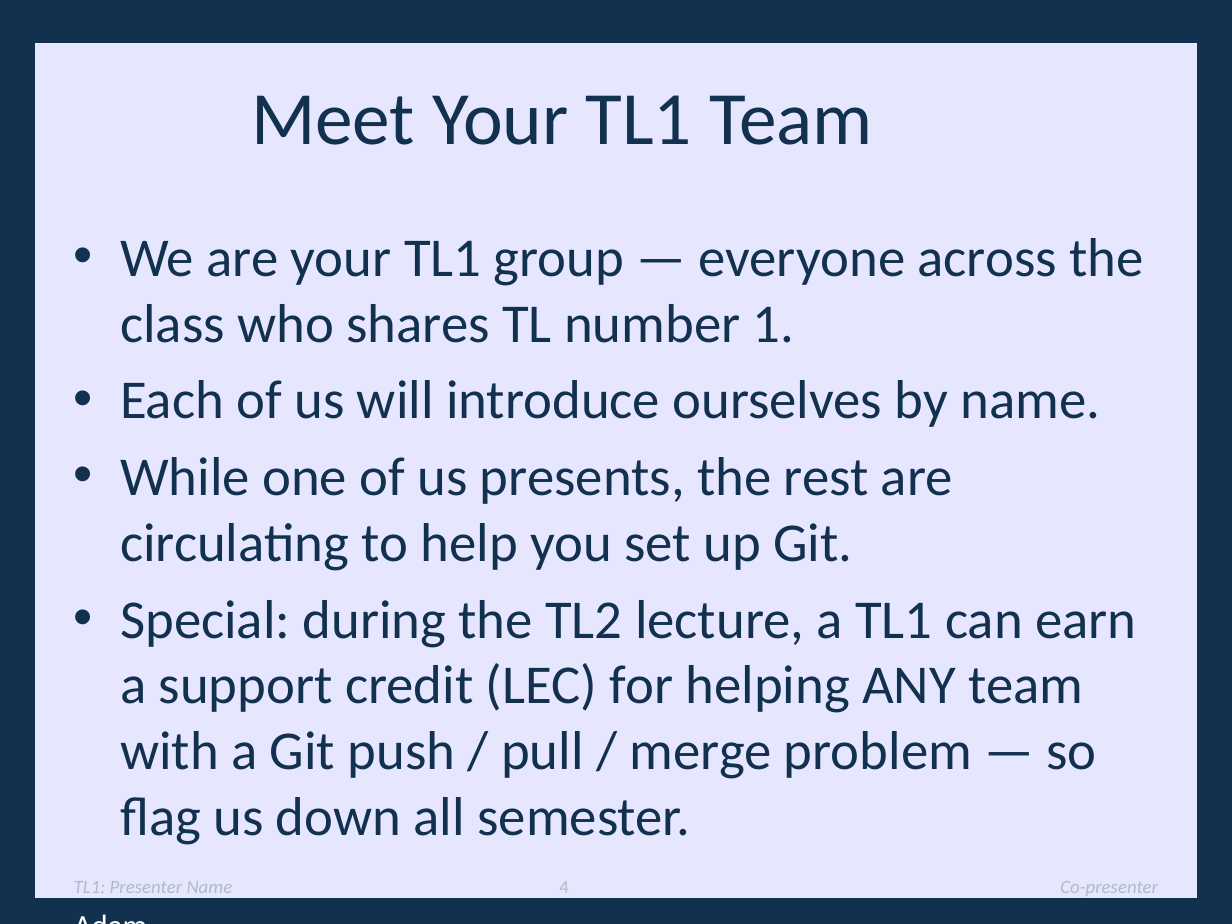
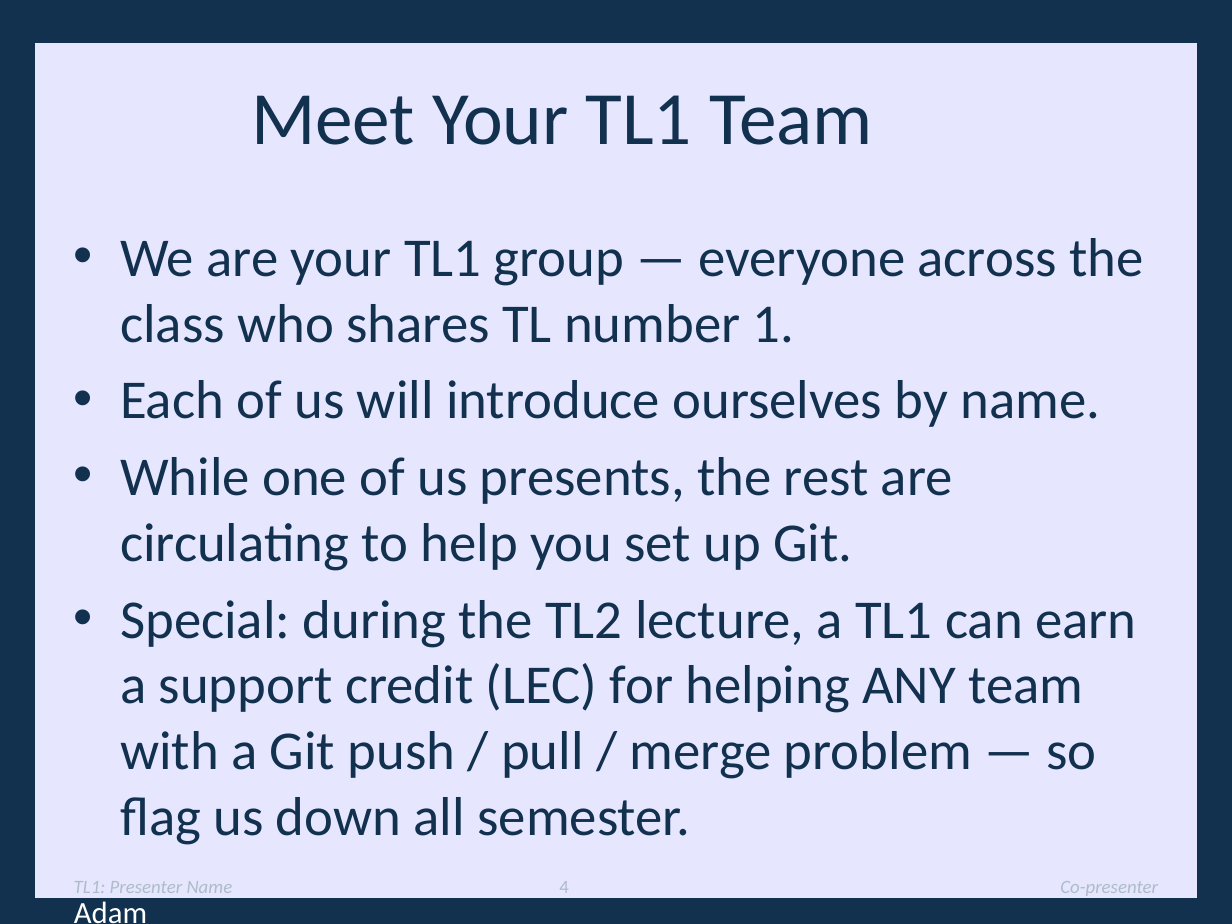
Before and after one commit to programDraconic/IGTTAWAGMTAVSBHVFDAOUM, a slide deck: slide 4 of docs/presentations/TL1-L1/TL1-L1-Git.pptx. Drawn at 1232x924 pixels with LibreOffice and Linux fonts; fonts in the diff are those of the drawing; background and template pictures are left out. Boxes give left, top, right and bottom in pixels: in the first picture for what was removed or moved away, otherwise in the second. Text is boxed around its words. In the diff, an @@ line names an element or a change of style, - is before the commit and + after.

```diff
--- a/docs/presentations/TL1-L1/TL1-L1-Git.pptx
+++ b/docs/presentations/TL1-L1/TL1-L1-Git.pptx
@@ text "Adam" rewrapped from (62, 899, 398, 924) to (74, 901, 147, 924) @@
```
Also in this commit, not shown: 2 other slides changed, 1 other file.
